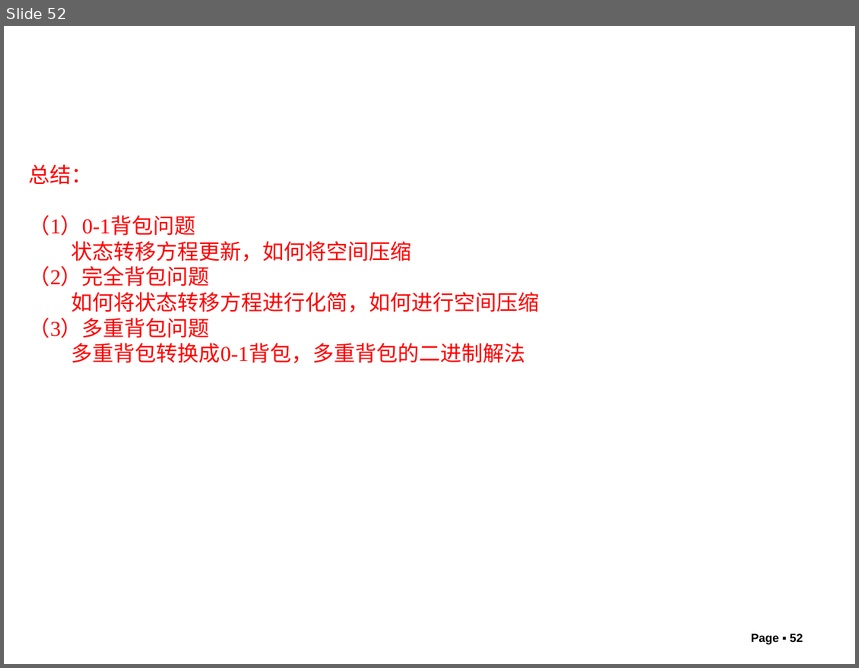
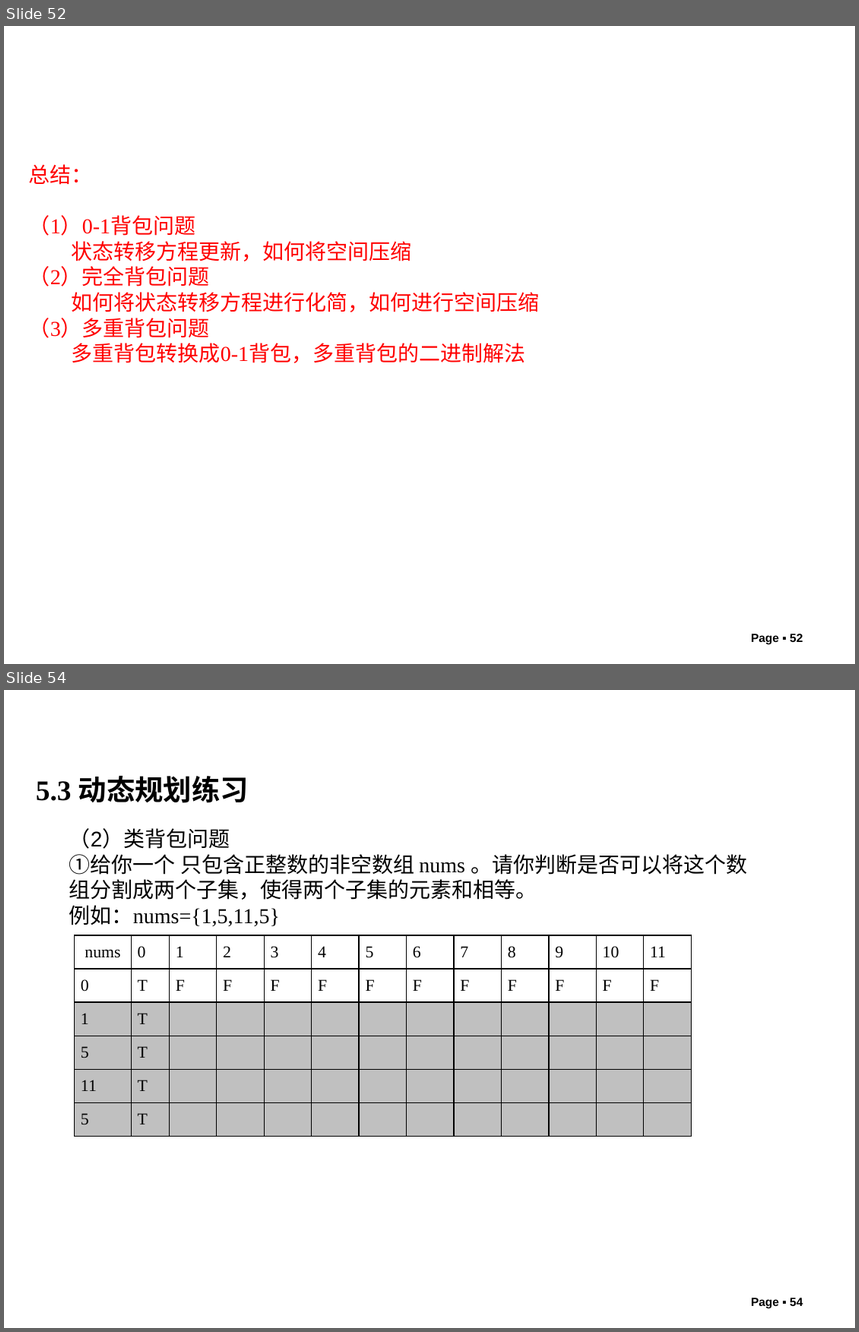
Before and after one commit to liutongling/DP, a slide deck: file/第5章 动态规划法.pptx. Shown one above the other, each under a label of ours: slide 52 before the commit, slides 52 and 54 after it; the slides between them are not shown. The pictures are 859x668 and 859x1332 pixels, drawn with LibreOffice and Linux fonts; fonts in the diff are those of the drawing; background and template pictures are left out. Boxes give left, top, right and bottom in pixels: in the first picture for what was removed or moved away, otherwise in the second. Text is boxed around its words. In the diff, an @@ line names an element or a change of style, - is before the commit and + after.

```diff
--- a/file/第5章 动态规划法.pptx
+++ b/file/第5章 动态规划法.pptx
@@ slide 54 added at (4,690,855,1328), background #FFFFFF @@
@@ text added at (36,776,249,803), 24 pt, text #000000, bold @@
+5.3 动态规划练习
@@ text added at (69,828,747,926), 18 pt, text #000000 @@
+（2）类背包问题
+①给你一个 只包含正整数的非空数组 nums 。请你判断是否可以将这个数组分割成两个子集，使得两个子集的元素和相等。
+例如：nums={1,5,11,5}
@@ table added at (75,935,694,1136), 6 rows, 13 columns @@
+nums | 0 | 1 | 2 | 3 | 4 | 5 | 6 | 7 | 8 | 9 | 10 | 11
+0 | T | F | F | F | F | F | F | F | F | F | F | F
+1 | T |  |  |  |  |  |  |  |  |  |  | 
+5 | T |  |  |  |  |  |  |  |  |  |  | 
+11 | T |  |  |  |  |  |  |  |  |  |  | 
+5 | T |  |  |  |  |  |  |  |  |  |  | 
@@ page number added at (751,1298,803,1309), 10 pt, text #000000, bold @@
+Page ▪ 54
```
Also in this commit, not shown: 2 other slides added, 4 other files.
